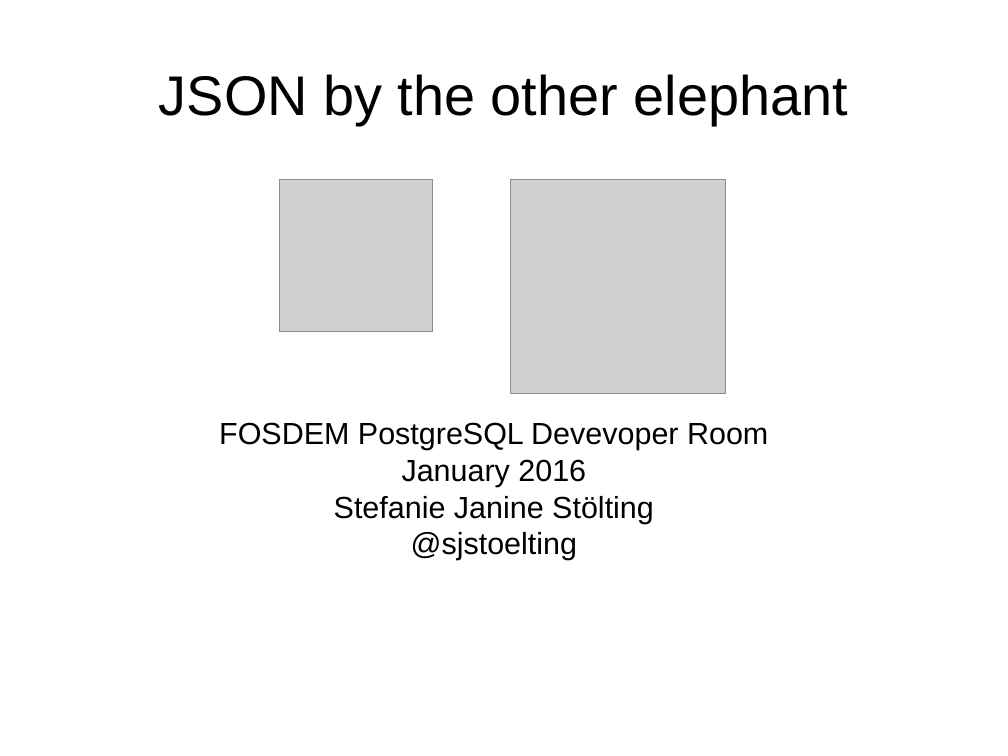
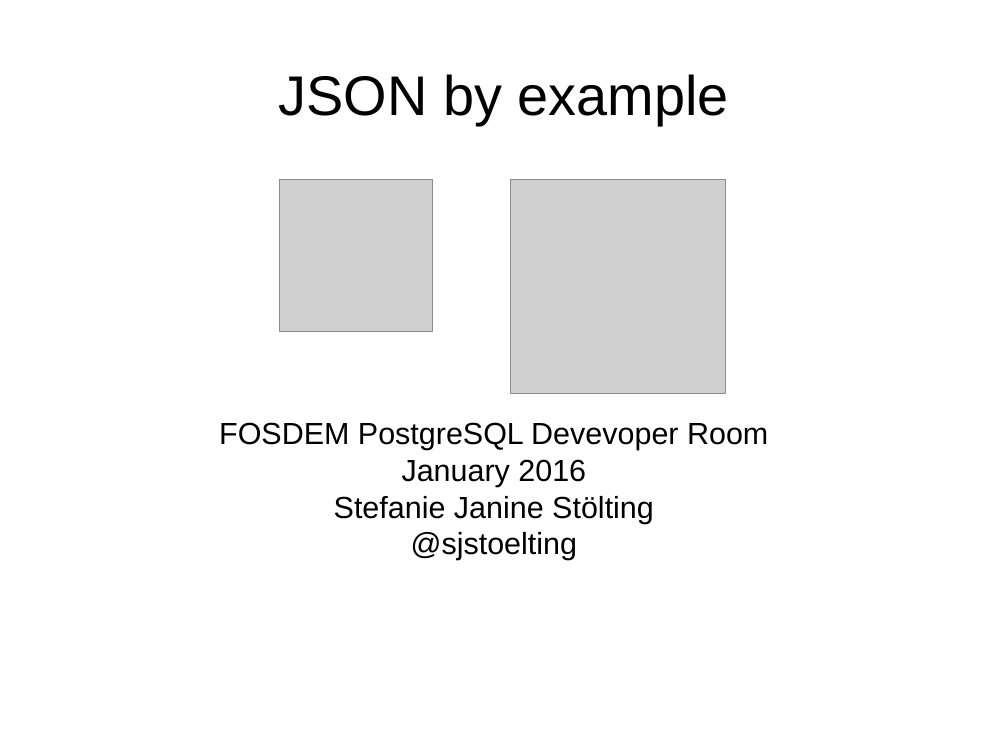
Before and after one commit to sjstoelting/talks, a slide deck: slide 1 of json-by-example/JSON-by-example.odp. Drawn at 1008x756 pixels with LibreOffice and Linux fonts; fonts in the diff are those of the drawing; grey boxes stand for pictures. Boxes give left, top, right and bottom in pixels: in the first picture for what was removed or moved away, otherwise in the second. Text is boxed around its words. In the diff, an @@ line names an element or a change of style, - is before the commit and + after.

Commit message:
Corrected the caption of the talk.

```diff
--- a/json-by-example/JSON-by-example.odp
+++ b/json-by-example/JSON-by-example.odp
@@ title at <box>279,74,728,125</box>: text changed @@
-JSON by the other elephant
+JSON by example
```
Also in this commit, not shown: 1 other file.
